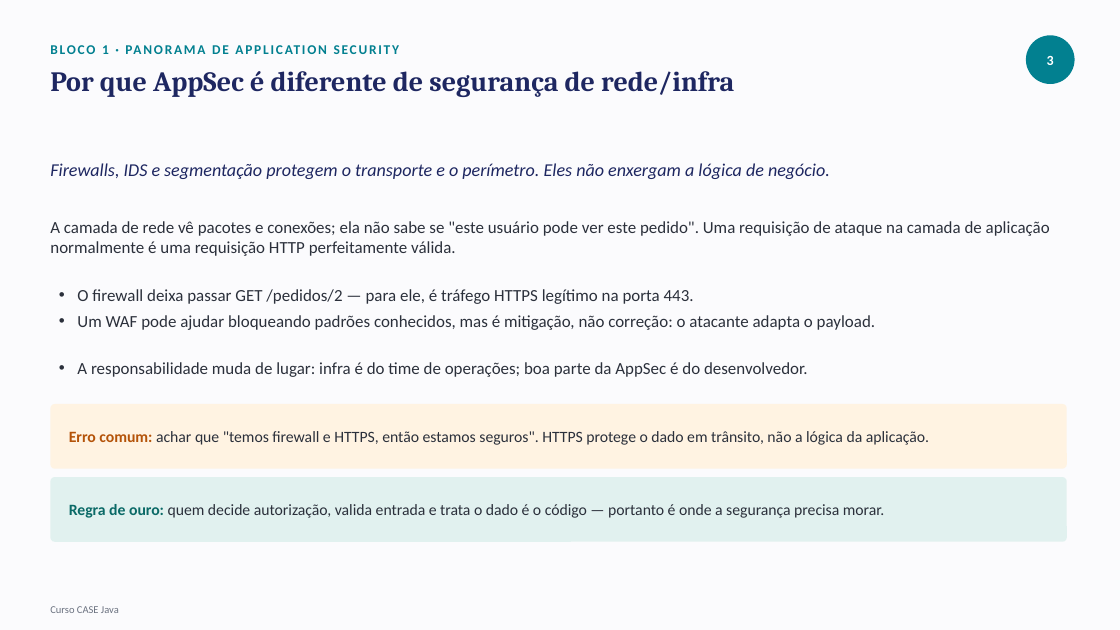
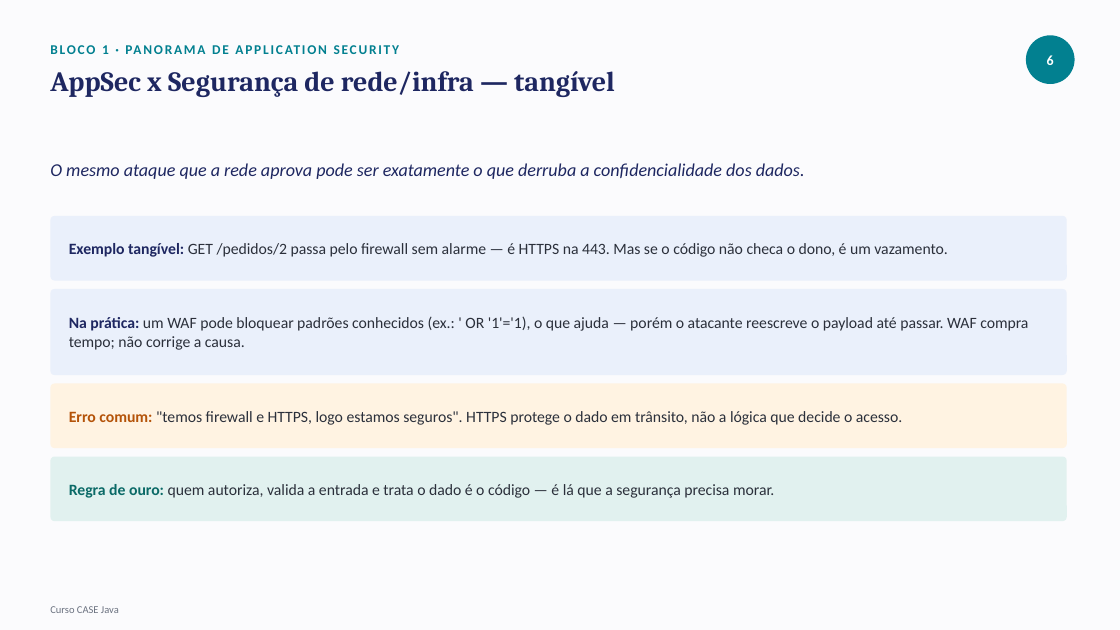
Before and after one commit to tiagocanatelliretechers/curso-case-java, a slide deck: slide 7 of materiais/aula-1/conteudo-aula-1.pptx (slide 4 before the commit). Drawn at 1120x630 pixels with LibreOffice and Linux fonts; fonts in the diff are those of the drawing. Boxes give left, top, right and bottom in pixels: in the first picture for what was removed or moved away, otherwise in the second. Text is boxed around its words. In the diff, an @@ line names an element or a change of style, - is before the commit and + after.

```diff
--- a/materiais/aula-1/conteudo-aula-1.pptx
+++ b/materiais/aula-1/conteudo-aula-1.pptx
@@ text at (x1=1047, y1=55, x2=1054, y2=65): text changed @@
-3
+6
@@ text at (x1=50, y1=71, x2=615, y2=97): text changed @@
-Por que AppSec é diferente de segurança de rede/infra
+AppSec x Segurança de rede/infra — tangível
@@ text at (x1=50, y1=163, x2=805, y2=179): text changed @@
-Firewalls, IDS e segmentação protegem o transporte e o perímetro. Eles não enxergam a lógica de negócio.
+O mesmo ataque que a rede aprova pode ser exatamente o que derruba a confidencialidade dos dados.
@@ text in rounded rectangle at (x1=50, y1=221, x2=1050, y2=256): text removed @@
-A camada de rede vê pacotes e conexões; ela não sabe se "este usuário pode ver este pedido". Uma requisição de ataque na camada de aplicação normalmente é uma requisição HTTP perfeitamente válida.
@@ rounded rectangle resized from (x1=50, y1=221, x2=1050, y2=256) to (x1=50, y1=216, x2=1067, y2=281) @@
@@ rounded rectangle at (x1=50, y1=216, x2=1067, y2=281): fill none to #EAF0FB @@
@@ text "Exemplo tangível: GET /pedidos/2 passa ..." at (x1=69, y1=243, x2=948, y2=257): vertical alignment top to middle @@
@@ text at (x1=69, y1=243, x2=948, y2=257): text changed; size 14.5 to 13.5 pt @@
-• O firewall deixa passar GET /pedidos/2 — para ele, é tráfego HTTPS legítimo na porta 443.
+Exemplo tangível: GET /pedidos/2 passa pelo firewall sem alarme — é HTTPS na 443. Mas se o código não checa o dono, é um vazamento.
@@ rounded rectangle at (x1=50, y1=289, x2=1067, y2=375): fill none to #EAF0FB @@
@@ rounded rectangle resized from (x1=77, y1=315, x2=875, y2=330) to (x1=50, y1=289, x2=1067, y2=375) @@
@@ text "Na prática: um WAF pode ..." at (x1=69, y1=317, x2=1028, y2=350): vertical alignment top to middle @@
@@ text at (x1=69, y1=317, x2=1028, y2=350): text changed; size 14.5 to 13.5 pt @@
-• A responsabilidade muda de lugar: infra é do time de operações; boa parte da AppSec é do desenvolvedor.
+Na prática: um WAF pode bloquear padrões conhecidos (ex.: ' OR '1'='1), o que ajuda — porém o atacante reescreve o payload até passar. WAF compra tempo; não corrige a causa.
@@ text in rounded rectangle at (x1=77, y1=315, x2=875, y2=330): text removed @@
-• Um WAF pode ajudar bloqueando padrões conhecidos, mas é mitigação, não correção: o atacante adapta o payload.
@@ rounded rectangle moved from (x1=50, y1=404, x2=1067, y2=469) to (x1=50, y1=384, x2=1067, y2=449) @@
@@ text at (x1=69, y1=411, x2=902, y2=425): text changed @@
-Erro comum: achar que "temos firewall e HTTPS, então estamos seguros". HTTPS protege o dado em trânsito, não a lógica da aplicação.
+Erro comum: "temos firewall e HTTPS, logo estamos seguros". HTTPS protege o dado em trânsito, não a lógica que decide o acesso.
@@ rounded rectangle moved from (x1=50, y1=477, x2=1067, y2=542) to (x1=50, y1=456, x2=1067, y2=521) @@
@@ text at (x1=69, y1=484, x2=774, y2=498): text changed @@
-Regra de ouro: quem decide autorização, valida entrada e trata o dado é o código — portanto é onde a segurança precisa morar.
+Regra de ouro: quem autoriza, valida a entrada e trata o dado é o código — é lá que a segurança precisa morar.
```
Also in this commit, not shown: 31 other slides changed, 22 slides added, 5 slides removed, 1 other file.
